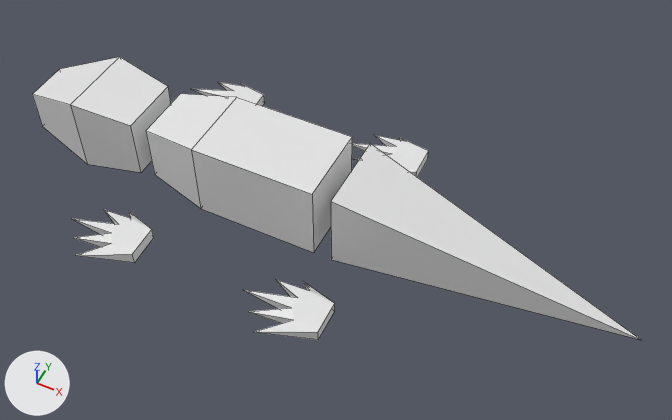
Before and after pictures for a commit that changed the Blender file blender/lizard.blend.
Rendered twice from a camera (50 mm lens) standing at (0.127, -0.246, 0.318) and looking at (0.005, -0.003, 0.014). Lighting does not change. The marker at lower left points along +X, +Y and +Z. Mesh edges are drawn as thin lines.

Names of what the first picture shows: 'Body', 'Foot-0', 'Foot-1', 'Foot-2', 'Foot-3', 'Head', 'Tail'.
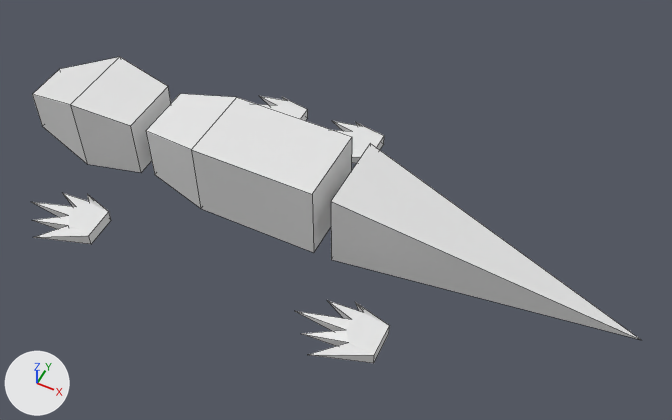
Commit message: lizard walk only

What differs and where, as boxes [x1, y1, x2, y2] in the pictures (672 x 420 px):
'Foot-0', moved: before [244, 279, 335, 340]; after [295, 300, 390, 363]
'Foot-1', moved: before [73, 209, 154, 262]; after [32, 193, 111, 244]
'Foot-3', moved: before [352, 135, 429, 177]; after [333, 121, 384, 163]
'Foot-2', moved: before [192, 82, 264, 106]; after [258, 96, 308, 121]

The change in detail:
Object 'Foot-1' (ob_foot_1) moves from (-0.08, -0.05, 0.002) to (-0.1032, -0.05, 0.002).
Object 'Foot-0' (ob_foot_0) moves from (0.01, -0.05, 0.002) to (0.0349, -0.05, 0.0021).
Object 'Foot-2' (ob_foot_2) moves from (-0.08, 0.05, 0.002) to (-0.0551, 0.05, 0.0021).
Object 'Foot-3' (ob_foot_3) moves from (0.01, 0.05, 0.002) to (-0.0133, 0.05, 0.002).
